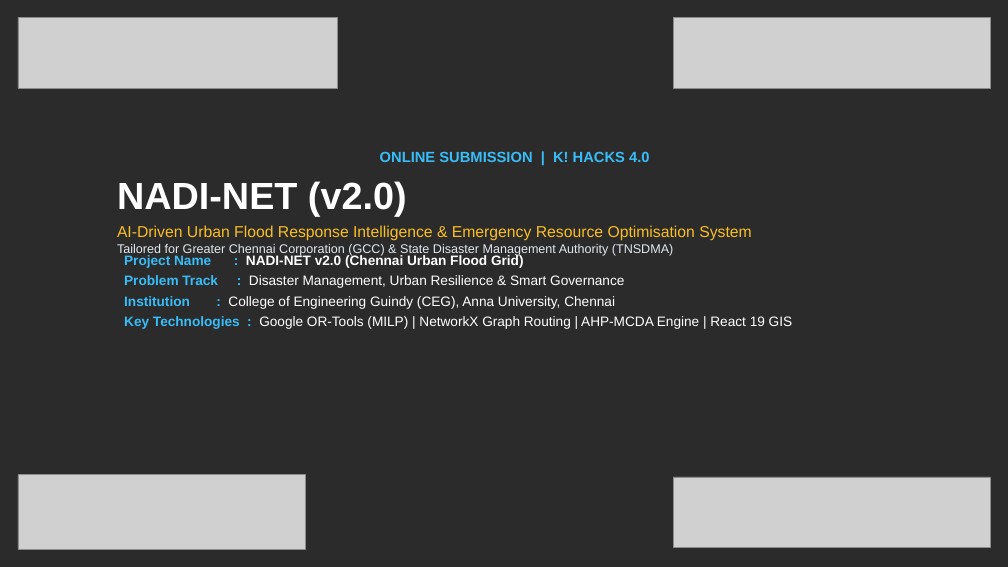
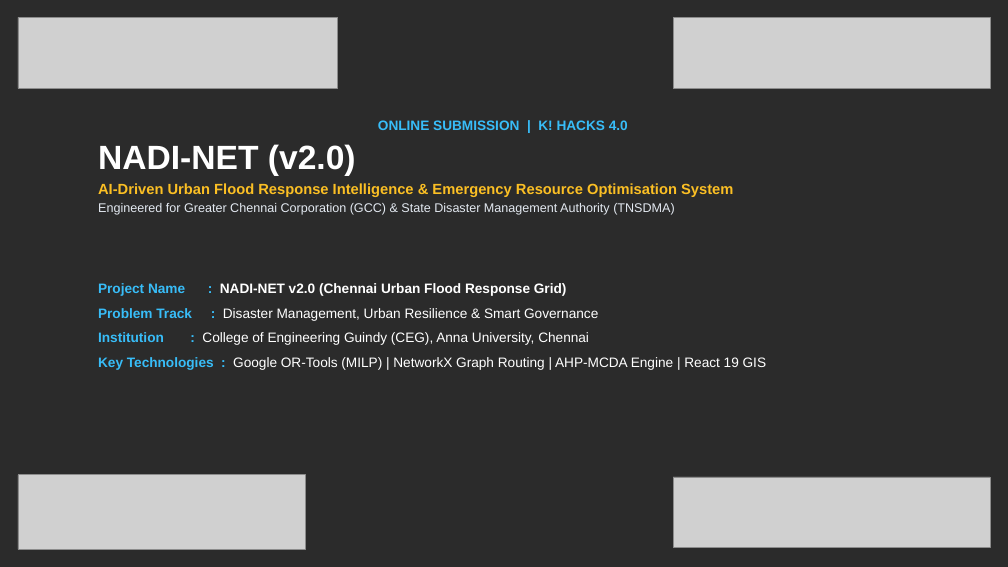
Before and after one commit to Vishnu-3727/nadi-net, a slide deck: slide 1 of NADI_NET_K_HACKS_Presentation.pptx. Drawn at 1008x567 pixels with LibreOffice and Linux fonts; fonts in the diff are those of the drawing; grey boxes stand for pictures; background and template pictures are left out; a plain dark background stands for a picture behind light text. Boxes give left, top, right and bottom in pixels: in the first picture for what was removed or moved away, otherwise in the second. Text is boxed around its words. In the diff, an @@ line names an element or a change of style, - is before the commit and + after.

Commit message:
fix(presentation): fix typography wrapping, eliminate all text collisions and table logo overlap

```diff
--- a/NADI_NET_K_HACKS_Presentation.pptx
+++ b/NADI_NET_K_HACKS_Presentation.pptx
@@ text "ONLINE SUBMISSION | K! HACKS ...": place and size @@
-text "ONLINE SUBMISSION | K! HACKS ..." at [117,151,751,256]
+text "ONLINE SUBMISSION | K! HACKS ..." at [98,120,733,215]
@@ text at [98,120,733,197]: size 14 to 13 pt in "ONLINE SUBMISSION | K! HACKS 4.0"; size 36 to 32 pt in "NADI-NET (v2.0)"; size 15 to 14 pt, bold on in "AI-Driven Urban Flood Response Intelligence & Emergency ..."; more space between paragraphs; less space between paragraphs @@
@@ text at [98,203,674,215]: text changed @@
-Tailored for Greater Chennai Corporation (GCC) & State Disaster Management Authority (TNSDMA)
+Engineered for Greater Chennai Corporation (GCC) & State Disaster Management Authority (TNSDMA)
@@ text "Project Name : NADI-NET v2.0 ...": place and size @@
-text "Project Name : NADI-NET v2.0 ..." at [124,254,792,329]
+text "Project Name : NADI-NET v2.0 ..." at [98,283,766,370]
@@ text at [98,283,567,296]: text changed @@
-Project Name : NADI-NET v2.0 (Chennai Urban Flood Grid)
+Project Name : NADI-NET v2.0 (Chennai Urban Flood Response Grid)
@@ text at [98,308,766,370]: more space between paragraphs @@
```
Also in this commit, not shown: 7 other slides changed.
